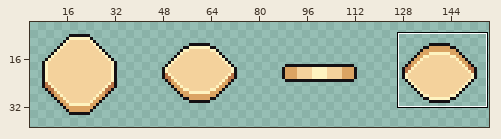
Sprite sheet -- assets/coins/obol_charon.png. The picture above shows the old version from afar; the outline marks the close-up.
Close-up. Before the commit:
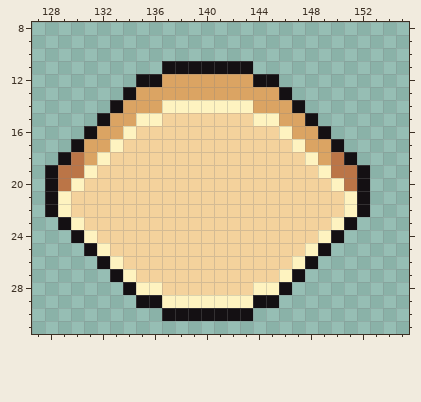
The file is 160x43 pixels. Shown: x 127..155, y 8..31. The wide view leaves out empty margins. The commit also changed other parts of the picture, which this record leaves out.
After the commit:
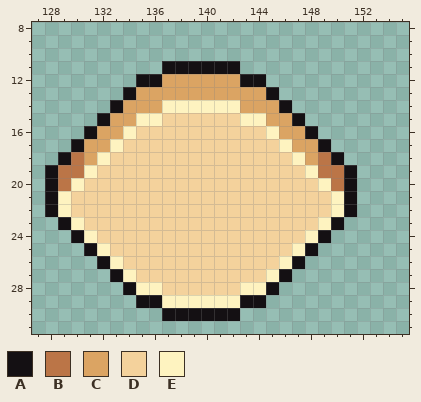
Palette (. is transparent): A #141013  B #bb7547  C #dba463  D #f4d29c  E #fef3c0
From old to new:
Colour A replaces colour B in row 18 at x 150; in rows 19 to 20 at x 151.
Colour A replaces colour C in row 12 at x 143; in row 13 at x 145; in row 14 at x 146; in row 15 at x 147; in row 16 at x 148; in row 17 at x 149.
Colour A replaces colour E in rows 21 to 22 at x 151; in row 23 at x 150; in row 24 at x 149; in row 25 at x 148; in row 26 at x 147; in row 27 at x 146.
Colour A replaces colour E in row 28 at x 145; in row 29 at x 143.
Colour B replaces colour C in row 18 at x 149.
Colour B replaces colour E in row 19 at x 149; in row 20 at x 150.
Colour C replaces colour E in row 14 at x 143; in row 15 at x 145; in row 16 at x 146; in row 17 at x 147; in row 18 at x 148.
Colour E replaces colour D in row 15 at x 143; in row 16 at x 145; in row 17 at x 146; in row 18 at x 147; in row 19 at x 148; in row 20 at x 149.
Colour E replaces colour D in rows 21 to 22 at x 150; in row 23 at x 149; in row 24 at x 148; in row 25 at x 147; in row 26 at x 146; in row 27 at x 145.
Colour E replaces colour D in row 28 at x 143.
The edit erases colour A in row 11 at x 143; in row 12 at x 145; in row 13 at x 146; in row 14 at x 147; in row 15 at x 148; in row 16 at x 149.
The edit erases colour A in row 17 at x 150; in row 18 at x 151; in rows 19 to 22 at x 152; in row 23 at x 151; in row 24 at x 150; in row 25 at x 149.
The edit erases colour A in row 26 at x 148; in row 27 at x 147; in row 28 at x 146; in row 29 at x 145; in row 30 at x 143.
Where, in picture pixels (left, top, right, bottom), the same in both close-ups:
changed: (240, 61, 370, 321)
